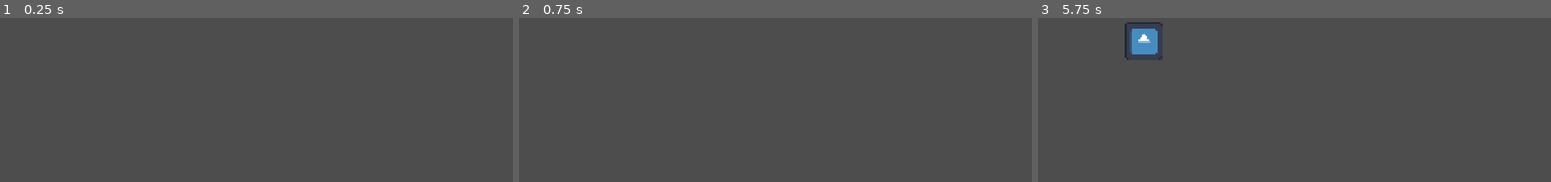
Above: before the commit, frames 1-3 (left to right).
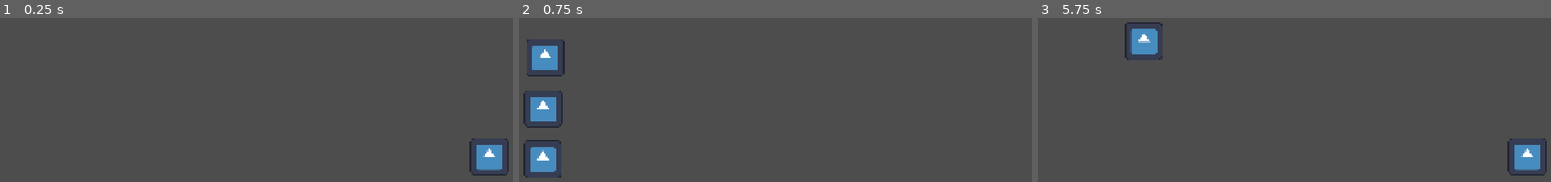
Above: after the commit, the same moments.

Repository: SrTurco/Game-Jam-
Game: Godot game, scene res://Escenas/tutorial.tscn
Same seed, same stepped clock (60 frames per second), same inputs: the game is played once before the commit and once after it. This scene is started directly instead of the project's main scene. The engine's default icon, where the game draws it, is replaced by a stand-in: a white triangle on a blue panel in a dark square.
Inputs (mouse positions are in pixels of both pictures, inside the frame that each line leads up to):
- Up to frame 1 (0.25 s): no input
- Up to frame 2 (0.75 s): click (1006, 157) at 0.52 s
- Up to frame 3 (5.75 s): click (1063, 108) at 1.27 s; tap Enter at 2, 3.5, 5 s; hold D (right) 2.03-2.78 s; tap Space at 2.75, 4.25 s; hold S (down) 2.78-3.53 s; hold D (right) 3.53-4.28 s; hold W (up) 4.28-5.03 s; hold A (left) from 5.03 s (still down); tap Escape (pause) at 5.65 s

The runs differ from the first frame. In frame 1, 1.0% of the frame differs, in the area x 91-100%, y 73-97%; in frame 2, 2.8%, in the area x 0-9%, y 13-98%; in frame 3, 1.0%.

Commit message:
Fix: pause in principal menu

Diff:
--- a/Escenas/tutorial.tscn
+++ b/Escenas/tutorial.tscn
@@ -1,3 +1,16 @@
 [gd_scene format=3 uid="uid://d2or2unjc48go"]
 
-[node name="MenuPrincipal" type="Node2D" unique_id=860538185]
+[ext_resource type="Script" uid="uid://bugsdyi4ue7xr" path="res://Scripts/tutorial.gd" id="1_unt0s"]
+[ext_resource type="Texture2D" uid="uid://v5cu1276vqab" path="res://icon.svg" id="2_w3ak3"]
+
+[node name="Node2d" type="Node2D" unique_id=860538185]
+script = ExtResource("1_unt0s")
+
+[node name="TextureButton" type="TextureButton" parent="." unique_id=2012321999]
+offset_left = 1635.0
+offset_top = 883.0
+offset_right = 1763.0
+offset_bottom = 1011.0
+texture_normal = ExtResource("2_w3ak3")
+
+[connection signal="pressed" from="TextureButton" to="." method="_on_texture_button_pressed"]
--- a/Scripts/global_pause.gd
+++ b/Scripts/global_pause.gd
@@ -2,8 +2,6 @@
 
 var pause_menu = preload("res://Escenas/pause_menu.tscn")
 var pause_menu_instance: Node
-
-
 
 func _ready() -> void:
 	process_mode = Node.PROCESS_MODE_ALWAYS
@@ -17,11 +15,15 @@
 
 func _unhandled_input(event):
 	if event.is_action_pressed("pause"):
-		var new_pause_state: bool = !get_tree().paused
-		get_tree().paused = new_pause_state
+		var current_scene = get_tree().current_scene
 
-		# Mostramos u ocultamos el menú según el estado de la pausa
-		if new_pause_state:
+		if current_scene != null:
+			if current_scene.scene_file_path == "res://Escenas/menu_principal.tscn":
+				return
+
+		if get_tree().paused:
+			get_tree().paused = false
+			pause_menu_instance.hide()
+		else:
+			get_tree().paused = true
 			pause_menu_instance.show()
-		else:
-			pause_menu_instance.hide()
--- /dev/null
+++ b/Scripts/tutorial.gd
@@ -0,0 +1,7 @@
+extends Node2D
+
+
+
+
+func _on_texture_button_pressed():
+	get_tree().change_scene_to_file("res://Escenas/menu_principal.tscn")
Not shown, added: Scripts/tutorial.gd.uid
